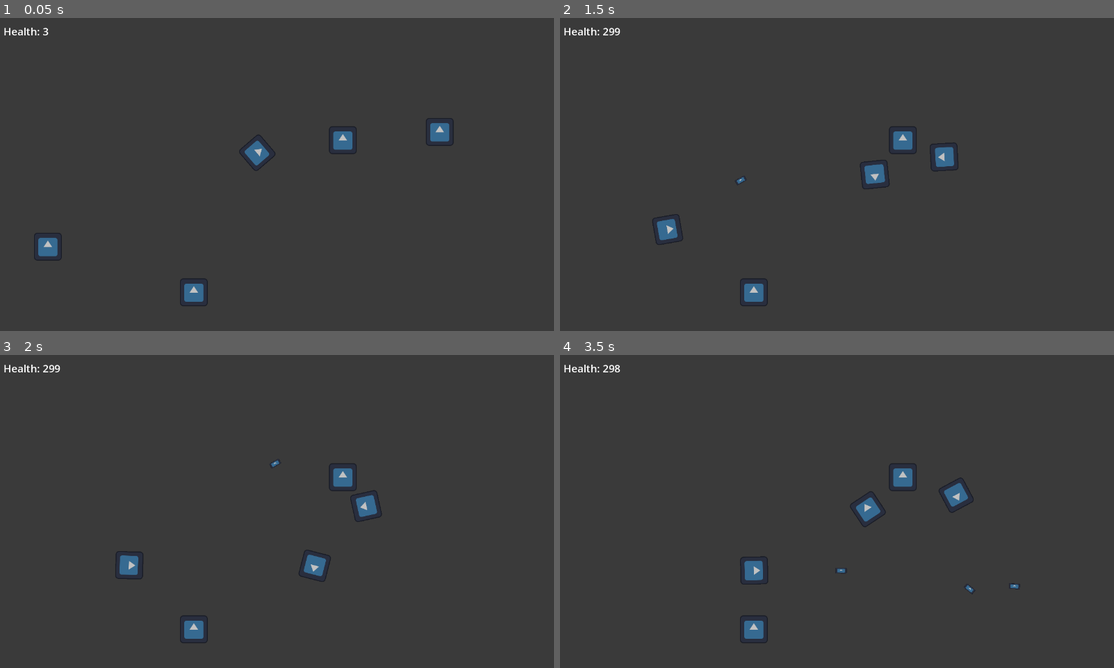
Above: before the commit, frames 1-4 (two rows, left to right).
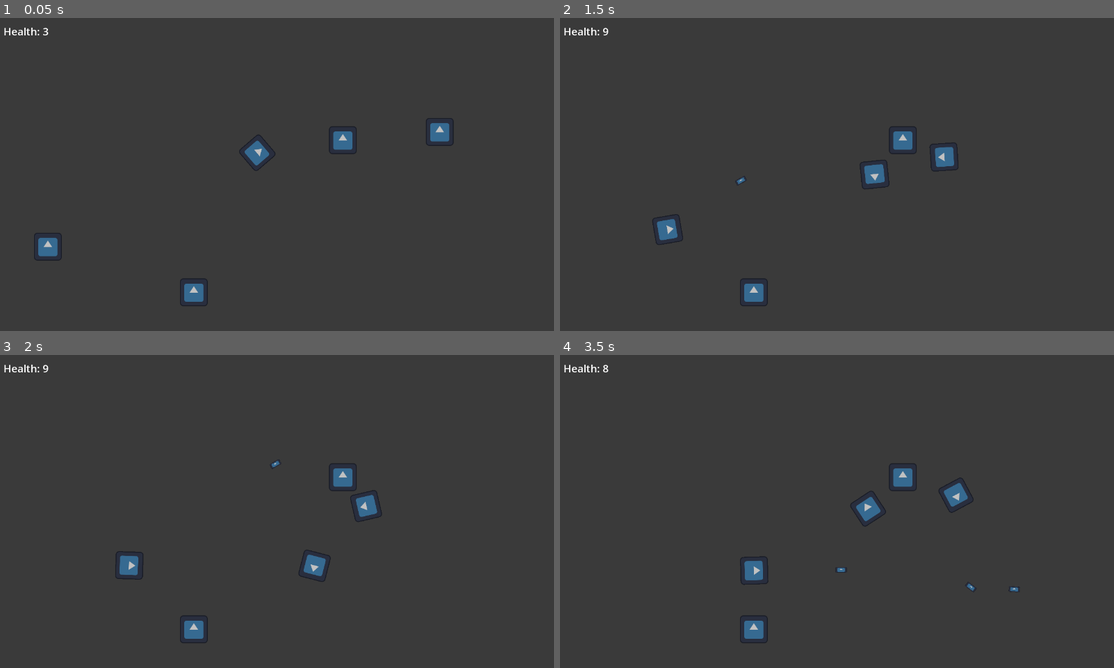
Above: after the commit, the same moments.

Repository: Nevakanezah/project-solar
Game: Godot game, scene res://Scenes/level.tscn
Same seed, same stepped clock (60 frames per second), same inputs: the game is played once before the commit and once after it. The engine's default icon, where the game draws it, is replaced by a stand-in: a white triangle on a blue panel in a dark square.
Inputs (mouse positions are in pixels of both pictures, inside the frame that each line leads up to):
- Up to frame 1 (0.05 s): no input
- Up to frame 2 (1.5 s): move the mouse to (958, 158) at 0.52 s; press the mouse at (958, 158) at 0.53 s; hold D (right) 0.53-1.28 s; move the mouse to (726, 190) at 1.27 s; release the mouse at (726, 190) at 1.28 s; hold S (down) from 1.28 s (still down); click (726, 190) at 1.35 s
- Up to frame 3 (2 s): keep holding S (down)
- Up to frame 4 (3.5 s): move the mouse to (892, 442) at 2.02 s; release S (down) at 2.03 s; press the mouse at (892, 442) at 2.03 s; hold D (right) 2.03-2.78 s; move the mouse to (809, 574) at 2.77 s; release the mouse at (809, 574) at 2.78 s; hold W (up) from 2.78 s (still down); click (809, 574) at 2.85 s

Frame 1 is identical in both runs. In frame 2, less than 0.1% of the frame differs, in the area x 7-60%, y 3-71%; in frame 3, less than 0.1%; in frame 4, 0.2%, in the area x 7-84%, y 3-77%.

Commit message:
Physics Process Fix

Diff:
--- a/Scripts/bullet.gd
+++ b/Scripts/bullet.gd
@@ -28,7 +28,7 @@
 
 	self_destruct_timer.start(lifespan)
 
-func _process(delta):
+func _physics_process(delta: float) -> void:
 	position += Vector2(1, 0).rotated(rotation) * delta * speed
 
 func _on_self_destruct_timer_timeout() -> void:
--- a/Scripts/enemy.gd
+++ b/Scripts/enemy.gd
@@ -16,6 +16,7 @@
 @export var ideal_distance: int = 0
 @export var ranged_damage: int = 1
 @export var ranged_attack_speed: float = 1
+@export var attack_range: int = 1000
 @export var bullet_speed: int = 500
 @export var bullet_image: Texture2D
 @export var bullet_size: float = 1
@@ -109,7 +110,7 @@
 	invincible = false
 
 func _on_ranged_attack_timer_timeout() -> void:
-	if !is_ranged:
+	if !is_ranged or global_position.distance_to(player.global_position) > attack_range:
 		return
 
 	var player_direction = global_position.direction_to(player.global_position)
--- a/Scripts/player.gd
+++ b/Scripts/player.gd
@@ -3,7 +3,7 @@
 @export var invincible_time: float = 0.5
 @export var player_image: Texture2D
 @export var player_size: float = 1
-@export var health: int = 300:
+@export var health: int = 10:
 	set(value):
 		health = value
 		ui.health_label.text = "Health: " + str(health)
@@ -40,11 +40,6 @@
 	if dead:
 		return
 
-	var direction = Input.get_vector("left","right","up","down")
-	velocity = direction * speed
-	move_and_slide()
-
-	look_at(get_global_mouse_position())
 	var player_direction = (get_global_mouse_position() - position).normalized()
 
 	if Input.is_action_pressed("primary") and primary_available:
@@ -58,6 +53,16 @@
 		bullet.speed = bullet_speed
 		projectiles.add_child(bullet)
 
+func _physics_process(_delta: float) -> void:
+	if dead:
+		return
+
+	var direction = Input.get_vector("left","right","up","down")
+	velocity = direction * speed
+	move_and_slide()
+
+	look_at(get_global_mouse_position())
+
 func hit(damage):
 	if !invincible and !dead:
 		invincible = true
